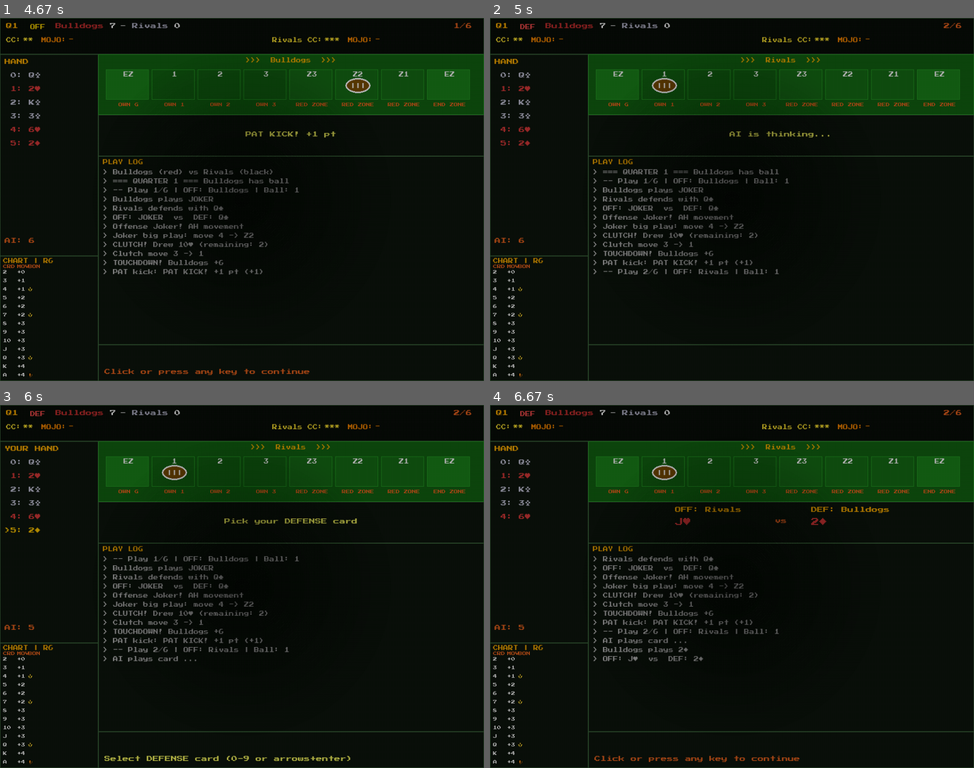
Above: before the commit, frames 1-4 (two rows, left to right).
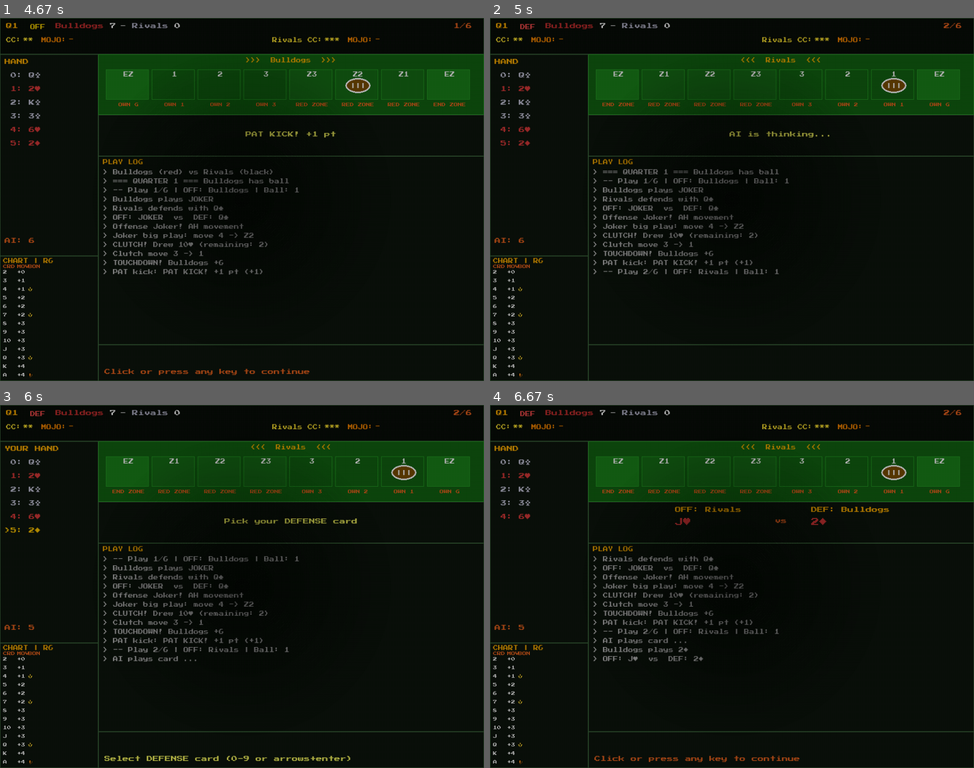
Above: after the commit, the same moments.

Repository: norangio/clutch-card-football
Game: pygame game, started from ccf_pygame/game.py
Same seed, same stepped clock (60 frames per second), same inputs: the game is played once before the commit and once after it.
Inputs (mouse positions are in pixels of both pictures, inside the frame that each line leads up to):
- Up to frame 1 (4.67 s): hold Up 0.33-0.8 s; tap Enter at 0.88, 1.22 s; click (242, 221) at 1.6 s; tap Backspace at 1.88, 2.22 s; click (91, 145) at 2.6 s; click (91, 282) at 2.93 s; click (314, 72) at 3.27 s; click (333, 373) at 3.6 s; click (300, 232) at 3.93 s; hold Down 4.22-4.52 s; tap 4 at 4.37 s; click (193, 370) at 4.6 s
- Up to frame 2 (5 s): hold Left from 4.88 s (still down)
- Up to frame 3 (6 s): tap 3 at 5.03 s; release Left at 5.28 s
- Up to frame 4 (6.67 s): tap Enter at 6.38 s

Frame 1 is identical in both runs. In frame 2, 0.9% of the frame differs, in the area x 23-97%, y 10-25%; in frame 3, 0.9%; in frame 4, 0.9%.

Commit message:
feat: add browser deploy pipeline and direction flip

Diff:
--- /dev/null
+++ b/ccf_pygame/main.py
@@ -0,0 +1,15 @@
+#!/usr/bin/env python3
+"""Browser entry point for pygbag."""
+
+import asyncio
+
+from ui.app import PygameApp
+
+
+async def main():
+    app = PygameApp()
+    await app.run_async()
+
+
+if __name__ == "__main__":
+    asyncio.run(main())
--- a/ccf_pygame/ui/app.py
+++ b/ccf_pygame/ui/app.py
@@ -1,5 +1,6 @@
 """PygameApp — main loop with internal resolution and GPU-scaled display."""
 
+import asyncio
 import sys
 import os
 sys.path.insert(0, os.path.dirname(os.path.dirname(os.path.abspath(__file__))))
@@ -23,8 +24,12 @@
 class PygameApp:
     def __init__(self):
         pygame.init()
-        pygame.mixer.init(frequency=44100, size=-16, channels=2, buffer=512)
-        sounds.init_sounds()
+        try:
+            pygame.mixer.init(frequency=44100, size=-16, channels=2, buffer=512)
+            sounds.init_sounds()
+        except pygame.error as exc:
+            # Browser/headless environments may not expose an audio device.
+            print(f"[audio] disabled: {exc}")
         pygame.display.set_caption("Clutch Card Football")
 
         self.internal = pygame.Surface((INTERNAL_W, INTERNAL_H))
@@ -40,12 +45,22 @@
         self.game_over_screen = GameOverScreen()
         self.running = True
 
+    def _tick(self):
+        self._handle_events()
+        self._update()
+        self._draw()
+        self.clock.tick(FPS)
+
     def run(self):
         while self.running:
-            self._handle_events()
-            self._update()
-            self._draw()
-            self.clock.tick(FPS)
+            self._tick()
+        pygame.quit()
+
+    async def run_async(self):
+        """Browser-friendly async loop used by pygbag."""
+        while self.running:
+            self._tick()
+            await asyncio.sleep(0)
         pygame.quit()
 
     def _handle_events(self):
--- a/ccf_pygame/ui/screens/field_view.py
+++ b/ccf_pygame/ui/screens/field_view.py
@@ -3,12 +3,19 @@
 import pygame
 from ui.colors import *
 from ui.font import get_font
-from ccf.field import SEGMENTS
 
 
 class FieldView:
-    LABELS = ["", "EZ", "1", "2", "3", "Z3", "Z2", "Z1", "EZ"]
-    ZONE_NAMES = ["", "OWN G", "OWN 1", "OWN 2", "OWN 3", "RED ZONE", "RED ZONE", "RED ZONE", "END ZONE"]
+    SEGMENTS = [
+        ("EZ", "OWN G"),
+        ("1", "OWN 1"),
+        ("2", "OWN 2"),
+        ("3", "OWN 3"),
+        ("Z3", "RED ZONE"),
+        ("Z2", "RED ZONE"),
+        ("Z1", "RED ZONE"),
+        ("EZ", "END ZONE"),
+    ]
 
     def __init__(self):
         self.font = get_font(12)
@@ -16,7 +23,8 @@
         self.zone_font = get_font(8)
 
     def draw(self, surface: pygame.Surface, ball_pos: str,
-             x: int, y: int, w: int, h: int, offense_name: str = ""):
+             x: int, y: int, w: int, h: int, offense_name: str = "",
+             offense_left_to_right: bool = True):
         rect = pygame.Rect(x, y, w, h)
         pygame.draw.rect(surface, FIELD_GREEN, rect)
         pygame.draw.rect(surface, FIELD_LINE, rect, 1)
@@ -24,11 +32,10 @@
         seg_count = 8  # segments 0, 1,2,3,Z3,Z2,Z1,EZ
         seg_w = (w - 30) // seg_count
         start_x = x + 15
+        segments = self.SEGMENTS if offense_left_to_right else list(reversed(self.SEGMENTS))
 
-        for i in range(seg_count):
+        for i, (label, zone_name) in enumerate(segments):
             sx = start_x + i * seg_w
-            label = self.LABELS[i + 1]
-            zone_name = self.ZONE_NAMES[i + 1]
 
             # Segment box
             seg_rect = pygame.Rect(sx, y + 30, seg_w - 6, h - 60)
@@ -61,5 +68,9 @@
                 surface.blit(ball_text, (bx - ball_text.get_width() // 2, by - ball_text.get_height() // 2))
 
         # Direction arrow
-        arrow = self.small_font.render(">>>  " + offense_name + "  >>>", True, AMBER)
+        if offense_left_to_right:
+            arrow_text = ">>>  " + offense_name + "  >>>"
+        else:
+            arrow_text = "<<<  " + offense_name + "  <<<"
+        arrow = self.small_font.render(arrow_text, True, AMBER)
         surface.blit(arrow, (x + w // 2 - arrow.get_width() // 2, y + 6))
--- a/ccf_pygame/ui/screens/play_screen.py
+++ b/ccf_pygame/ui/screens/play_screen.py
@@ -157,7 +157,17 @@
         # Field view
         field_y = self.SCORE_H
         off_name = snap.offense.name if snap.offense else ""
-        self.field_view.draw(surface, snap.ball_pos, right_x, field_y, right_w, self.FIELD_H, off_name)
+        offense_ltr = snap.offense is snap.human
+        self.field_view.draw(
+            surface,
+            snap.ball_pos,
+            right_x,
+            field_y,
+            right_w,
+            self.FIELD_H,
+            off_name,
+            offense_left_to_right=offense_ltr,
+        )
 
         # Card battle
         battle_y = field_y + self.FIELD_H
Not shown, added: README.md
Not shown, added: .github/workflows/deploy.yml
Not shown, changed: .gitignore
Not shown, added: AGENTS.md
Not shown, added: deploy.sh
Not shown, added: deploy/Caddyfile.snippet
Not shown, added: deploy/clutch-card-football.service
Not shown, added: deploy/server-deploy.sh
